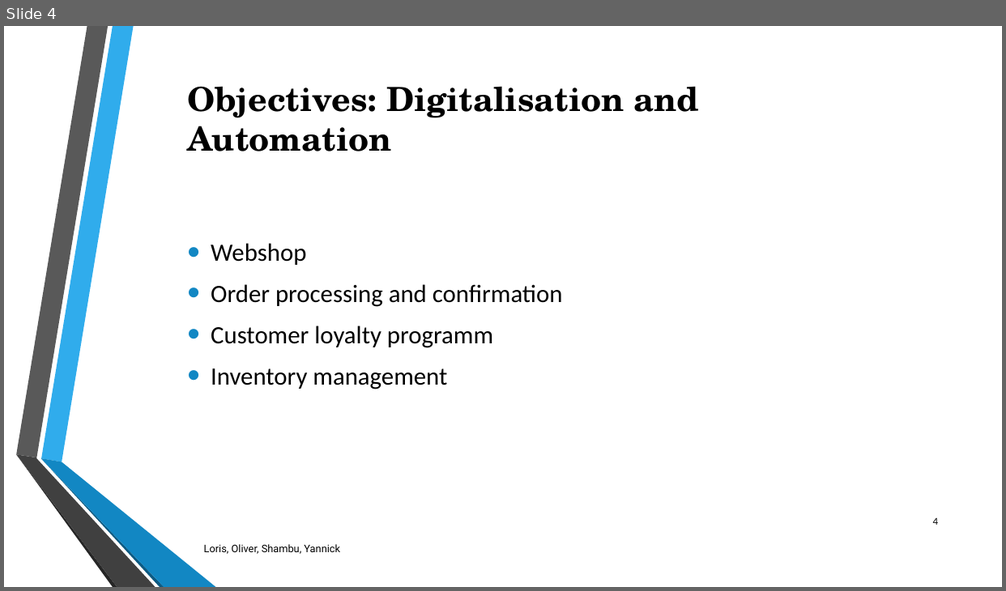
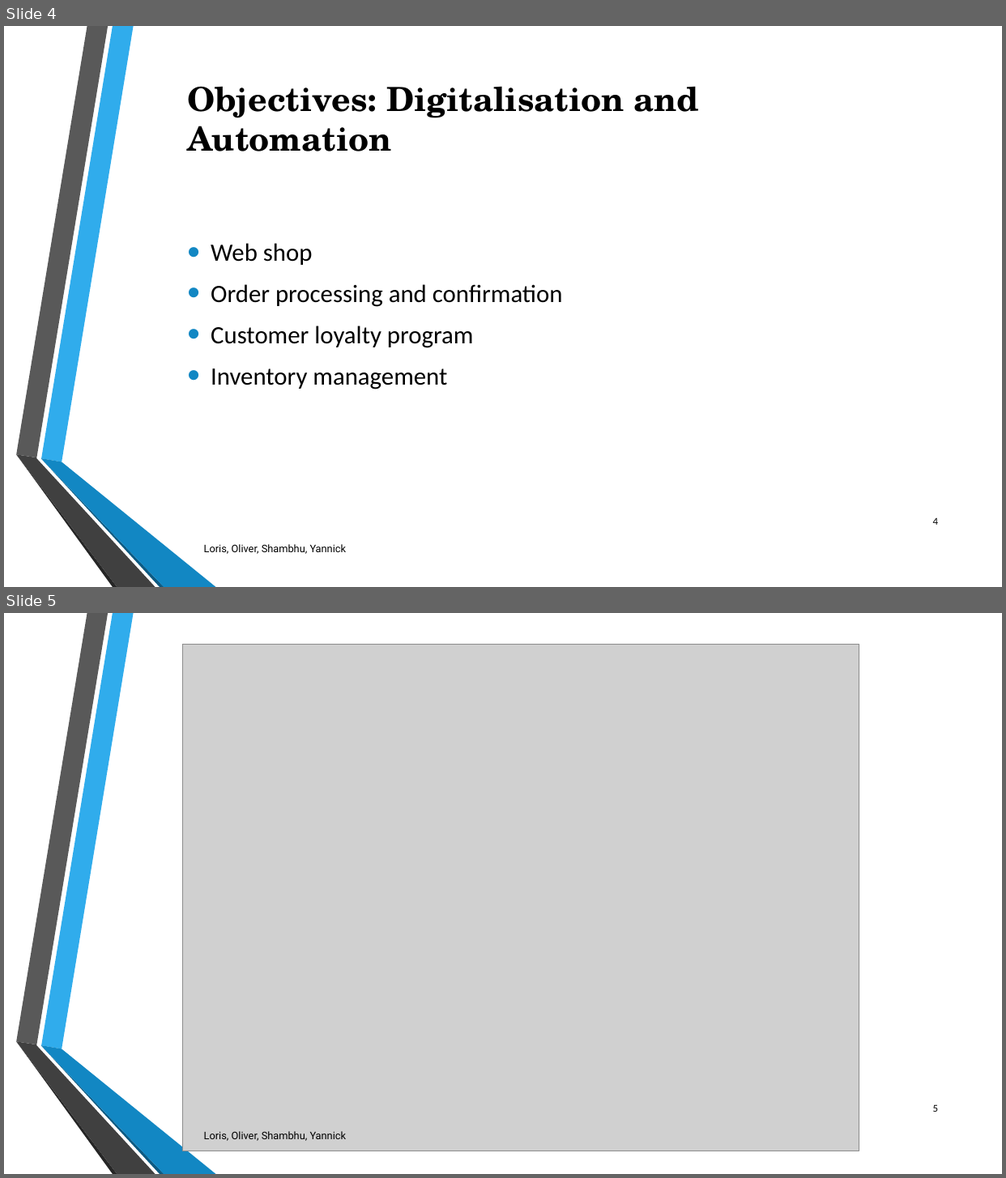
Before and after one commit to DigiBP/digibp-morcote, a slide deck: DBP_Morcote_CC_ClothingCompany.pptx. Shown one above the other, each under a label of ours: slide 4 before the commit, slides 4 and 5 after it. The pictures are 1006x591 and 1006x1178 pixels, drawn with LibreOffice and Linux fonts; fonts in the diff are those of the drawing; grey boxes stand for pictures. Boxes give left, top, right and bottom in pixels: in the first picture for what was removed or moved away, otherwise in the second. Text is boxed around its words. In the diff, an @@ line names an element or a change of style, - is before the commit and + after.

Commit message:
fixed spelling errors

```diff
--- a/DBP_Morcote_CC_ClothingCompany.pptx
+++ b/DBP_Morcote_CC_ClothingCompany.pptx
@@ slide 5 added at bbox=[4, 613, 1002, 1174], background #FFFFFF; not listed: 6 template elements that a slide beside it also shows @@
@@ picture added at bbox=[183, 645, 859, 1152] @@
@@ page number added at bbox=[933, 1105, 938, 1112], 10 pt, text #000000 @@
+5
@@ text added at bbox=[204, 1131, 347, 1141], 10 pt, text #000000 @@
+Loris, Oliver, Shambhu, Yannick
@@ slide 4 changed as well @@
@@ text at bbox=[211, 243, 313, 265]: spaces changed @@
-• Webshop
+• Web shop
@@ text at bbox=[211, 326, 474, 348]: text changed @@
-• Customer loyalty programm
+• Customer loyalty program
@@ text at bbox=[204, 544, 347, 554]: text changed @@
-Loris, Oliver, Shambu, Yannick
+Loris, Oliver, Shambhu, Yannick
```
Also in this commit, not shown: 4 other slides changed.
